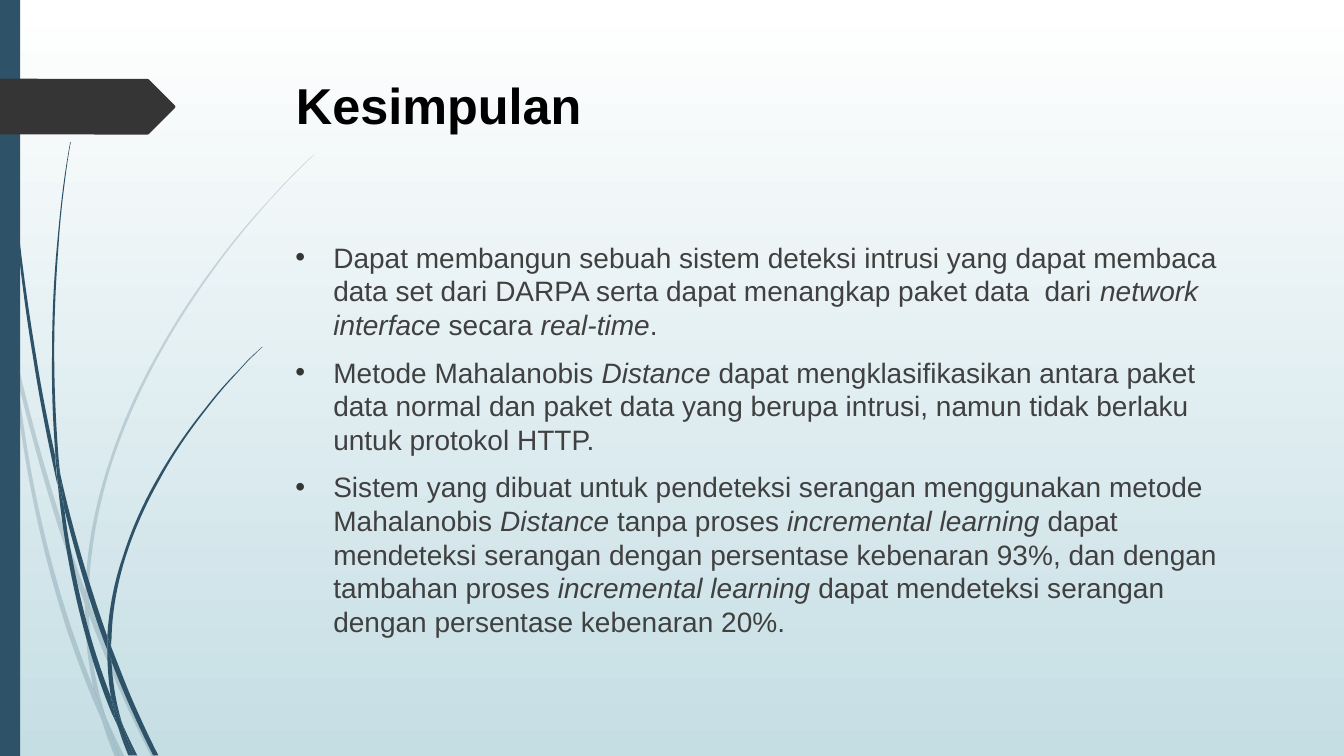
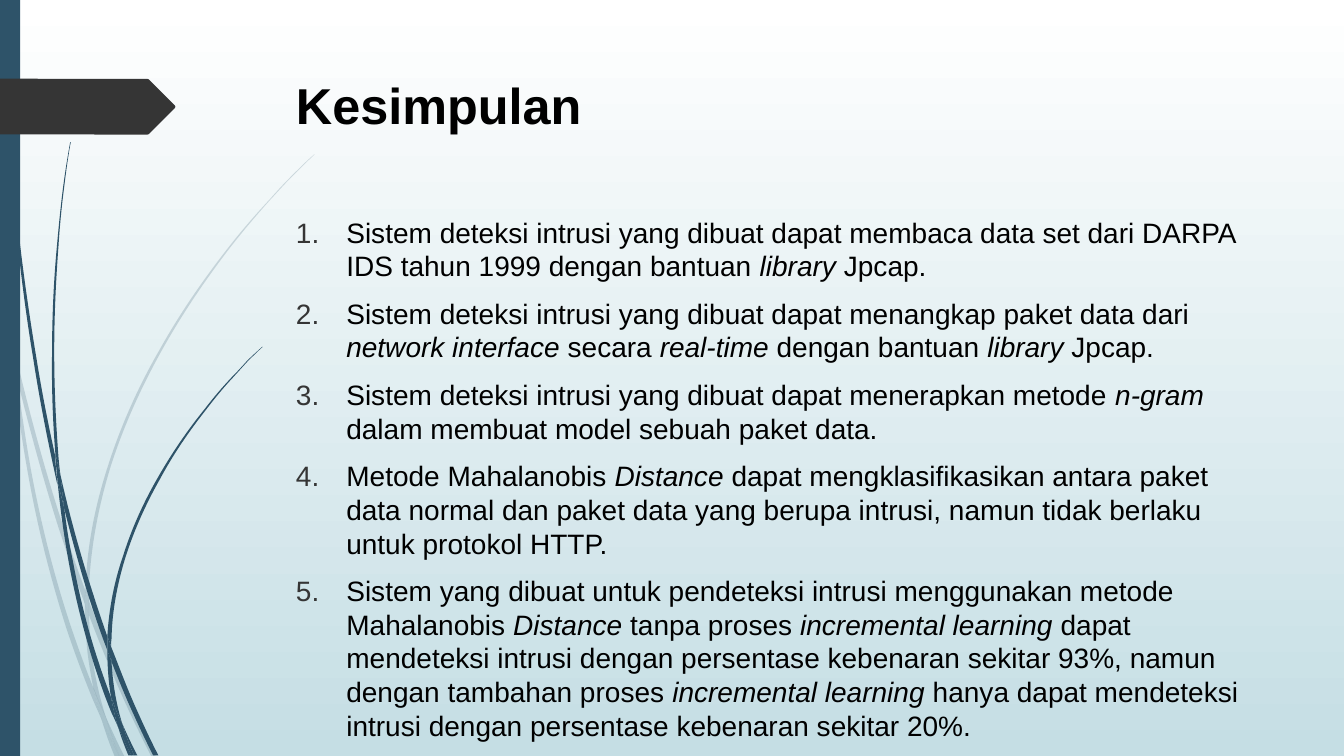
Before and after one commit to agus4171/TA-AJK, a slide deck: slide 27 of TA/5112100036-PPT.pptx. Drawn at 1344x756 pixels with LibreOffice and Linux fonts; fonts in the diff are those of the drawing. Boxes give left, top, right and bottom in pixels: in the first picture for what was removed or moved away, otherwise in the second. Text is boxed around its words. In the diff, an @@ line names an element or a change of style, - is before the commit and + after.

```diff
--- a/TA/5112100036-PPT.pptx
+++ b/TA/5112100036-PPT.pptx
@@ text "Sistem deteksi intrusi yang dibuat ...": place and size @@
-text "Sistem deteksi intrusi yang dibuat ..." at [333,247,1216,637]
+text "Sistem deteksi intrusi yang dibuat ..." at [346,222,1238,741]
@@ text at [346,222,1237,444]: text changed; text colour #404040 to #000000 @@
-• Dapat membangun sebuah sistem deteksi intrusi yang dapat membaca data set dari DARPA serta dapat menangkap paket data dari network interface secara real-time.
+1. Sistem deteksi intrusi yang dibuat dapat membaca data set dari DARPA IDS tahun 1999 dengan bantuan library Jpcap.
+2. Sistem deteksi intrusi yang dibuat dapat menangkap paket data dari network interface secara real-time dengan bantuan library Jpcap.
+3. Sistem deteksi intrusi yang dibuat dapat menerapkan metode n-gram dalam membuat model sebuah paket data.
@@ text at [346,465,1209,559]: text colour #404040 to #000000 in "Metode Mahalanobis Distance dapat mengklasifikasikan antara  ..."; bullet • to 1. @@
@@ text at [346,580,1238,741]: text changed; text colour #404040 to #000000 @@
-• Sistem yang dibuat untuk pendeteksi serangan menggunakan metode Mahalanobis Distance tanpa proses incremental learning dapat mendeteksi serangan dengan persentase kebenaran 93%, dan dengan tambahan proses incremental learning dapat mendeteksi serangan dengan persentase kebenaran 20%.
+5. Sistem yang dibuat untuk pendeteksi intrusi menggunakan metode Mahalanobis Distance tanpa proses incremental learning dapat mendeteksi intrusi dengan persentase kebenaran sekitar 93%, namun dengan tambahan proses incremental learning hanya dapat mendeteksi intrusi dengan persentase kebenaran sekitar 20%.
```
Also in this commit, not shown: 5 other slides changed, 6 slides removed, 17 other files.
